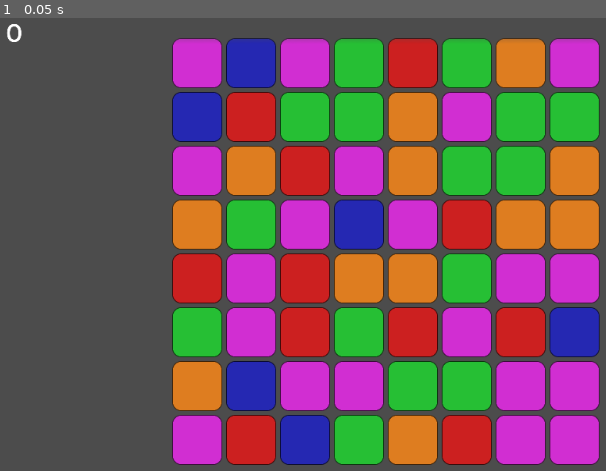
Above: before the commit, frame 1.
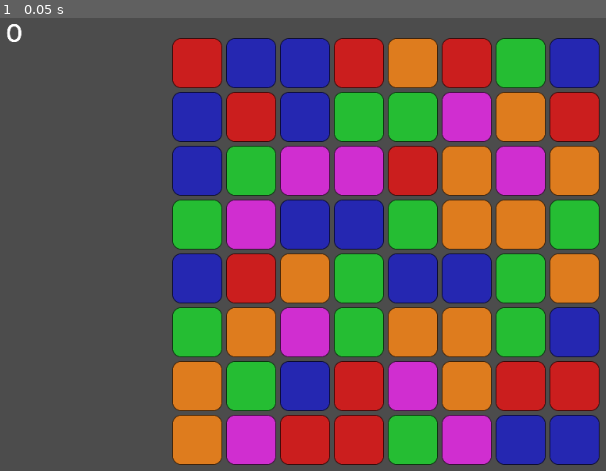
Above: after the commit, the same moment.

Repository: markuSolli/godot-match-3
Game: Godot game, scene res://TestLevel.tscn
Two runs of this game, one before a commit and one after it. Both use one fixed random seed, a clock stepped at 60 frames per second and the inputs below.
Inputs:
- Up to frame 1 (0.05 s): no input

The runs differ from the first frame. In frame 1, 45% of the frame differs, in the area x 28-100%, y 4-99%.

Commit message:
refactored Block scene

Diff:
--- a/Blocks/Block1.gd
+++ b/Blocks/Block.gd
@@ -1,10 +1,36 @@
+tool
+
 extends Node2D
 
-export(int) var color = 0
+var shapes = [
+	preload("res://Textures/square.png"),
+	preload("res://Textures/triangle.png")
+	]
+var colors = [
+	Color(0.16, 0.17, 0.76),
+	Color(0.16, 0.81, 0.22),
+	Color(0.95, 0.53, 0.13),
+	Color(0.89, 0.20, 0.89),
+	Color(0.87, 0.13, 0.13)
+]
+
+export(int, 0, 1) var shape = 0 setget set_shape
+export(int, 0, 4) var color = 0 setget set_color
 
 onready var sprite = $Sprite
 onready var tween = $Tween
 onready var pop_timer = $PopTimer
+
+func set_shape(var value: int):
+	shape = value
+	$Sprite.texture = shapes[value]
+
+func set_color(var value: int):
+	color = value
+	$Sprite.modulate = colors[value]
+
+func set_random_color():
+	set_color(randi() % colors.size())
 
 func swap_block(var pos: Vector2, var time: float):
 	tween.interpolate_property(self, "global_position", global_position, pos, time, Tween.TRANS_SINE, Tween.EASE_OUT)
--- a/Blocks/Block.tscn
+++ b/Blocks/Block.tscn
@@ -1,3 +1,19 @@
-[gd_scene format=2]
+[gd_scene load_steps=3 format=2]
+
+[ext_resource path="res://Blocks/Block.gd" type="Script" id=1]
+[ext_resource path="res://Textures/square.png" type="Texture" id=2]
 
 [node name="Block" type="Node2D"]
+script = ExtResource( 1 )
+
+[node name="Sprite" type="Sprite" parent="."]
+modulate = Color( 0.16, 0.17, 0.76, 1 )
+scale = Vector2( 0.5, 0.5 )
+texture = ExtResource( 2 )
+
+[node name="Tween" type="Tween" parent="."]
+
+[node name="PopTimer" type="Timer" parent="."]
+one_shot = true
+
+[connection signal="timeout" from="PopTimer" to="." method="_on_PopTimer_timeout"]
--- a/Blocks/Block1.tscn
+++ /dev/null
@@ -1,19 +0,0 @@
-[gd_scene load_steps=3 format=2]
-
-[ext_resource path="res://Blocks/Block1.gd" type="Script" id=1]
-[ext_resource path="res://Textures/square.png" type="Texture" id=2]
-
-[node name="Block" type="Node2D"]
-scale = Vector2( 0.5, 0.5 )
-script = ExtResource( 1 )
-
-[node name="Sprite" type="Sprite" parent="."]
-light_mask = 2
-texture = ExtResource( 2 )
-
-[node name="Tween" type="Tween" parent="."]
-
-[node name="PopTimer" type="Timer" parent="."]
-one_shot = true
-
-[connection signal="timeout" from="PopTimer" to="." method="_on_PopTimer_timeout"]
--- a/Blocks/Blue.tscn
+++ /dev/null
@@ -1,9 +0,0 @@
-[gd_scene load_steps=2 format=2]
-
-[ext_resource path="res://Blocks/Block1.tscn" type="PackedScene" id=1]
-
-[node name="Blue" instance=ExtResource( 1 )]
-color = 1
-
-[node name="Sprite" parent="." index="0"]
-modulate = Color( 0.160784, 0.172549, 0.764706, 1 )
--- a/Blocks/BlueTriangle.tscn
+++ /dev/null
@@ -1,9 +0,0 @@
-[gd_scene load_steps=2 format=2]
-
-[ext_resource path="res://Blocks/Triangle.tscn" type="PackedScene" id=1]
-
-[node name="BlueTriangle" instance=ExtResource( 1 )]
-color = 1
-
-[node name="Sprite" parent="." index="0"]
-modulate = Color( 0.160784, 0.172549, 0.764706, 1 )
--- a/Blocks/Green.tscn
+++ /dev/null
@@ -1,9 +0,0 @@
-[gd_scene load_steps=2 format=2]
-
-[ext_resource path="res://Blocks/Block1.tscn" type="PackedScene" id=1]
-
-[node name="Green" instance=ExtResource( 1 )]
-color = 2
-
-[node name="Sprite" parent="." index="0"]
-modulate = Color( 0.164706, 0.819608, 0.223529, 1 )
--- a/Blocks/GreenTriangle.tscn
+++ /dev/null
@@ -1,9 +0,0 @@
-[gd_scene load_steps=2 format=2]
-
-[ext_resource path="res://Blocks/Triangle.tscn" type="PackedScene" id=1]
-
-[node name="GreenTriangle" instance=ExtResource( 1 )]
-color = 2
-
-[node name="Sprite" parent="." index="0"]
-modulate = Color( 0.164706, 0.819608, 0.223529, 1 )
--- a/Blocks/Orange.tscn
+++ /dev/null
@@ -1,9 +0,0 @@
-[gd_scene load_steps=2 format=2]
-
-[ext_resource path="res://Blocks/Block1.tscn" type="PackedScene" id=1]
-
-[node name="Orange" instance=ExtResource( 1 )]
-color = 3
-
-[node name="Sprite" parent="." index="0"]
-modulate = Color( 0.952941, 0.537255, 0.137255, 1 )
--- a/Blocks/OrangeTriangle.tscn
+++ /dev/null
@@ -1,9 +0,0 @@
-[gd_scene load_steps=2 format=2]
-
-[ext_resource path="res://Blocks/Triangle.tscn" type="PackedScene" id=1]
-
-[node name="OrangeTriangle" instance=ExtResource( 1 )]
-color = 3
-
-[node name="Sprite" parent="." index="0"]
-modulate = Color( 0.952941, 0.537255, 0.137255, 1 )
--- a/Blocks/Purple.tscn
+++ /dev/null
@@ -1,9 +0,0 @@
-[gd_scene load_steps=2 format=2]
-
-[ext_resource path="res://Blocks/Block1.tscn" type="PackedScene" id=1]
-
-[node name="Purple" instance=ExtResource( 1 )]
-color = 4
-
-[node name="Sprite" parent="." index="0"]
-modulate = Color( 0.894118, 0.2, 0.898039, 1 )
--- a/Blocks/PurpleTriangle.tscn
+++ /dev/null
@@ -1,9 +0,0 @@
-[gd_scene load_steps=2 format=2]
-
-[ext_resource path="res://Blocks/Triangle.tscn" type="PackedScene" id=1]
-
-[node name="PurpleTriangle" instance=ExtResource( 1 )]
-color = 4
-
-[node name="Sprite" parent="." index="0"]
-modulate = Color( 0.894118, 0.2, 0.898039, 1 )
--- a/Blocks/Red.tscn
+++ /dev/null
@@ -1,9 +0,0 @@
-[gd_scene load_steps=2 format=2]
-
-[ext_resource path="res://Blocks/Block1.tscn" type="PackedScene" id=1]
-
-[node name="Red" instance=ExtResource( 1 )]
-color = 5
-
-[node name="Sprite" parent="." index="0"]
-modulate = Color( 0.87451, 0.137255, 0.137255, 1 )
--- a/Blocks/RedTriangle.tscn
+++ /dev/null
@@ -1,9 +0,0 @@
-[gd_scene load_steps=2 format=2]
-
-[ext_resource path="res://Blocks/Triangle.tscn" type="PackedScene" id=1]
-
-[node name="RedTriangle" instance=ExtResource( 1 )]
-color = 5
-
-[node name="Sprite" parent="." index="0"]
-modulate = Color( 0.87451, 0.137255, 0.137255, 1 )
--- a/Blocks/Triangle.tscn
+++ /dev/null
@@ -1,9 +0,0 @@
-[gd_scene load_steps=3 format=2]
-
-[ext_resource path="res://Textures/triangle.png" type="Texture" id=1]
-[ext_resource path="res://Blocks/Block1.tscn" type="PackedScene" id=2]
-
-[node name="Triangle" instance=ExtResource( 2 )]
-
-[node name="Sprite" parent="." index="0"]
-texture = ExtResource( 1 )
--- a/Grid.gd
+++ b/Grid.gd
@@ -1,6 +1,6 @@
 extends Node2D
 
-export(Array, PackedScene) var blocks = []
+var general_block = preload("res://Blocks/Block.tscn")
 
 signal award_points
 
@@ -55,8 +55,9 @@
 	for i in range(width):
 		block_array.append([])
 		for j in range(height):
-			var block_scene = blocks[randi() % blocks.size()]
-			var block = block_scene.instance()
+			var block = general_block.instance()
+			block.shape = 0
+			block.set_random_color()
 			block.position = grid_to_pos(i, j)
 			add_child(block)
 			block_array[i].append(block)
@@ -167,8 +168,9 @@
 		for j in range(height):
 			var block = block_array[i][j]
 			if !block:
-				var block_scene = blocks[randi() % blocks.size()]
-				var new_block = block_scene.instance()
+				var new_block = general_block.instance()
+				new_block.shape = 0
+				new_block.set_random_color()
 				new_block.position = grid_to_pos(i, j)
 				add_child(new_block)
 				block_array[i][j] = new_block
@@ -264,8 +266,9 @@
 			var block = block_array[x][y]
 
 			if (!block):
-				var block_scene = blocks[randi() % blocks.size()]
-				var new_block = block_scene.instance()
+				var new_block = general_block.instance()
+				new_block.shape = 0
+				new_block.set_random_color()
 				new_block.position = grid_to_pos(x, spawn_height)
 				add_child(new_block)
 				block_array[x][y] = new_block
--- a/TestLevel.tscn
+++ b/TestLevel.tscn
@@ -1,11 +1,6 @@
-[gd_scene load_steps=14 format=2]
+[gd_scene load_steps=9 format=2]
 
 [ext_resource path="res://Grid.gd" type="Script" id=1]
-[ext_resource path="res://Blocks/Purple.tscn" type="PackedScene" id=2]
-[ext_resource path="res://Blocks/Red.tscn" type="PackedScene" id=3]
-[ext_resource path="res://Blocks/Orange.tscn" type="PackedScene" id=4]
-[ext_resource path="res://Blocks/Blue.tscn" type="PackedScene" id=5]
-[ext_resource path="res://Blocks/Green.tscn" type="PackedScene" id=6]
 [ext_resource path="res://Textures/gradient.png" type="Texture" id=7]
 [ext_resource path="res://TestLevel.gd" type="Script" id=8]
 [ext_resource path="res://UI/UI.gd" type="Script" id=9]
@@ -24,7 +19,6 @@
 
 [node name="Grid" type="Node2D" parent="."]
 script = ExtResource( 1 )
-blocks = [ ExtResource( 5 ), ExtResource( 6 ), ExtResource( 4 ), ExtResource( 2 ), ExtResource( 3 ) ]
 
 [node name="SwapTimer" type="Timer" parent="Grid"]
 wait_time = 0.3
